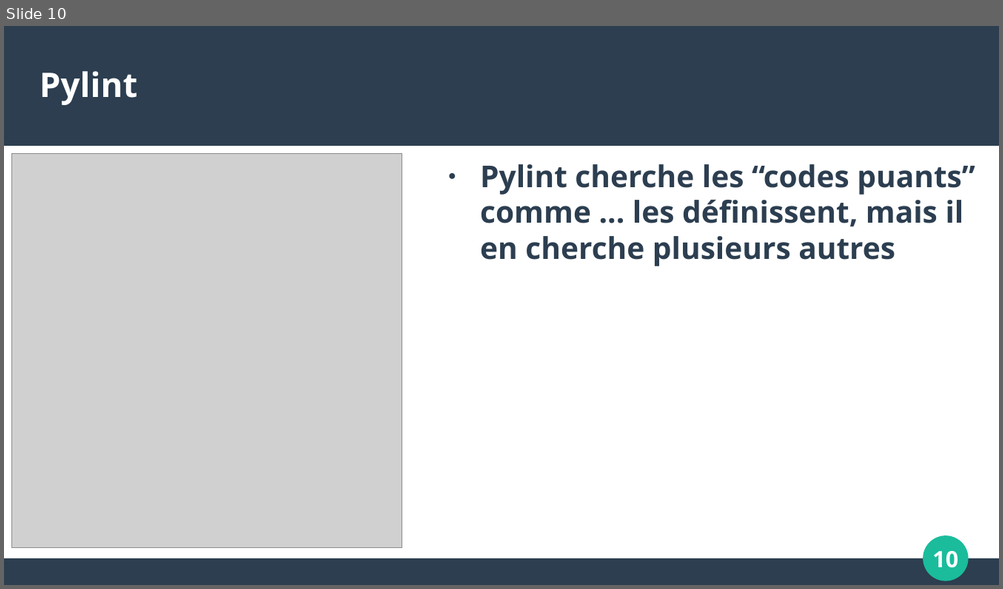
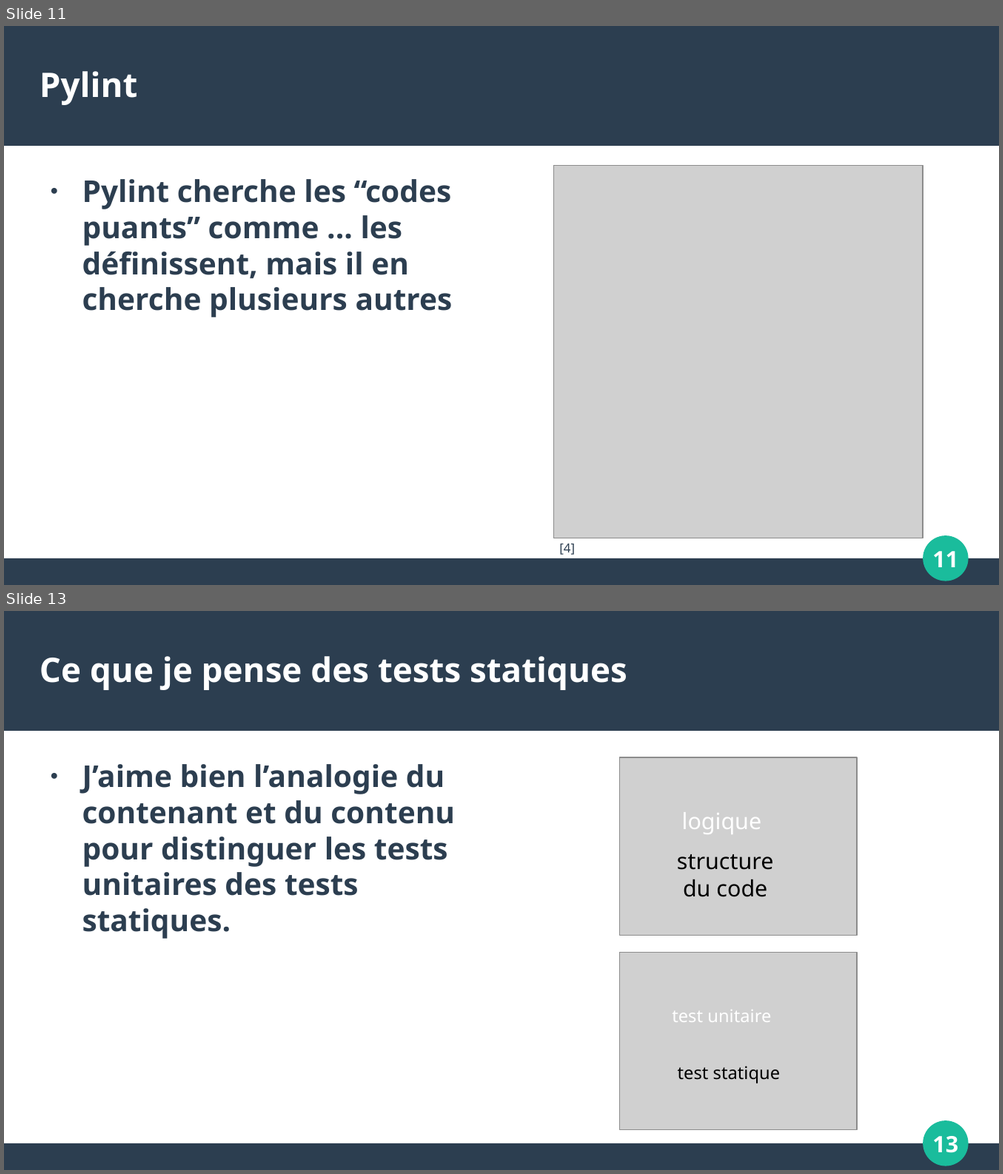
Before and after one commit to umontreal-diro/IFT3913, a slide deck: presentations/Semaine7/ClaudericDeRoy/presentation.odp. Shown one above the other, each under a label of ours: slide 10 before the commit, slides 11 and 13 after it; the slides between them are not shown. The pictures are 1003x589 and 1003x1174 pixels, drawn with LibreOffice and Linux fonts; fonts in the diff are those of the drawing; grey boxes stand for pictures. Boxes give left, top, right and bottom in pixels: in the first picture for what was removed or moved away, otherwise in the second. Text is boxed around its words. In the diff, an @@ line names an element or a change of style, - is before the commit and + after.

```diff
--- a/presentations/Semaine7/ClaudericDeRoy/presentation.odp
+++ b/presentations/Semaine7/ClaudericDeRoy/presentation.odp
@@ slide 13 added at (x1=4, y1=611, x2=999, y2=1170), background #FFFFFF; not listed: 4 template elements that a slide beside it also shows @@
@@ title added at (x1=40, y1=656, x2=627, y2=690), 27 pt, text #FFFFFF, bold @@
+Ce que je pense des tests statiques
@@ text added at (x1=82, y1=764, x2=455, y2=939), 24 pt, text #2C3E50, bold @@
+● J’aime bien l’analogie du contenant et du contenu pour distinguer les tests unitaires des tests statiques.
@@ picture added at (x1=620, y1=758, x2=857, y2=935) @@
@@ text added at (x1=682, y1=812, x2=762, y2=834), 18 pt, text #FFFFFF @@
+logique
@@ text added at (x1=677, y1=854, x2=774, y2=897), 18 pt, text #000000 @@
+structure du code
@@ picture added at (x1=620, y1=952, x2=857, y2=1130) @@
@@ text added at (x1=671, y1=1010, x2=771, y2=1022), 14 pt, text #FFFFFF @@
+test unitaire
@@ text added at (x1=677, y1=1066, x2=780, y2=1084), 14 pt, text #000000 @@
+test statique
@@ what was slide 10 is now slide 11 @@
@@ slide 11 changed as well @@
@@ text "Pylint cherche les “codes puants” ..." rewrapped from (x1=480, y1=164, x2=975, y2=266) to (x1=82, y1=179, x2=452, y2=318) @@
@@ picture resized from (x1=12, y1=154, x2=402, y2=548) to (x1=554, y1=166, x2=923, y2=539) @@
@@ text added at (x1=559, y1=544, x2=575, y2=555), 10 pt, text #2C3E50 @@
+[4]
@@ page number at (x1=932, y1=551, x2=958, y2=568): text changed @@
-10
+11
```
Also in this commit, not shown: 8 other slides changed, 6 other slides added, 2 slides removed, 8 other files.
